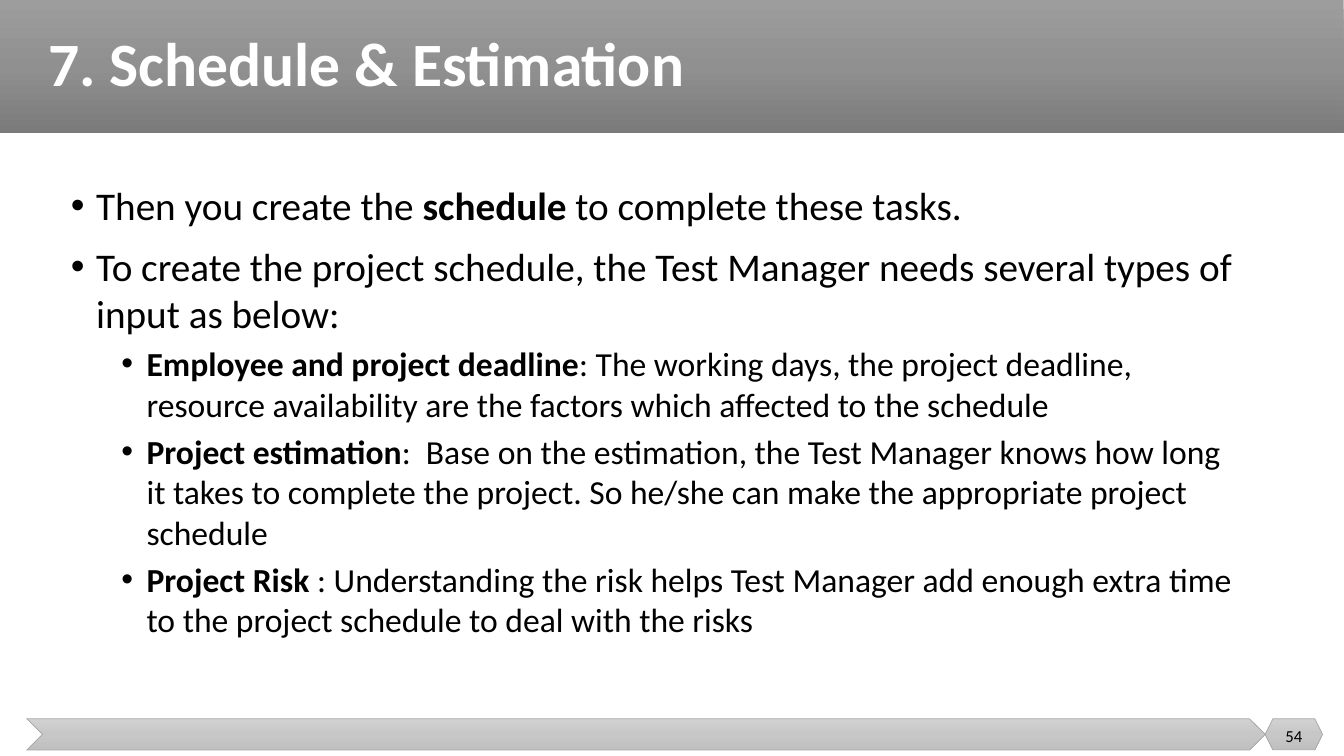
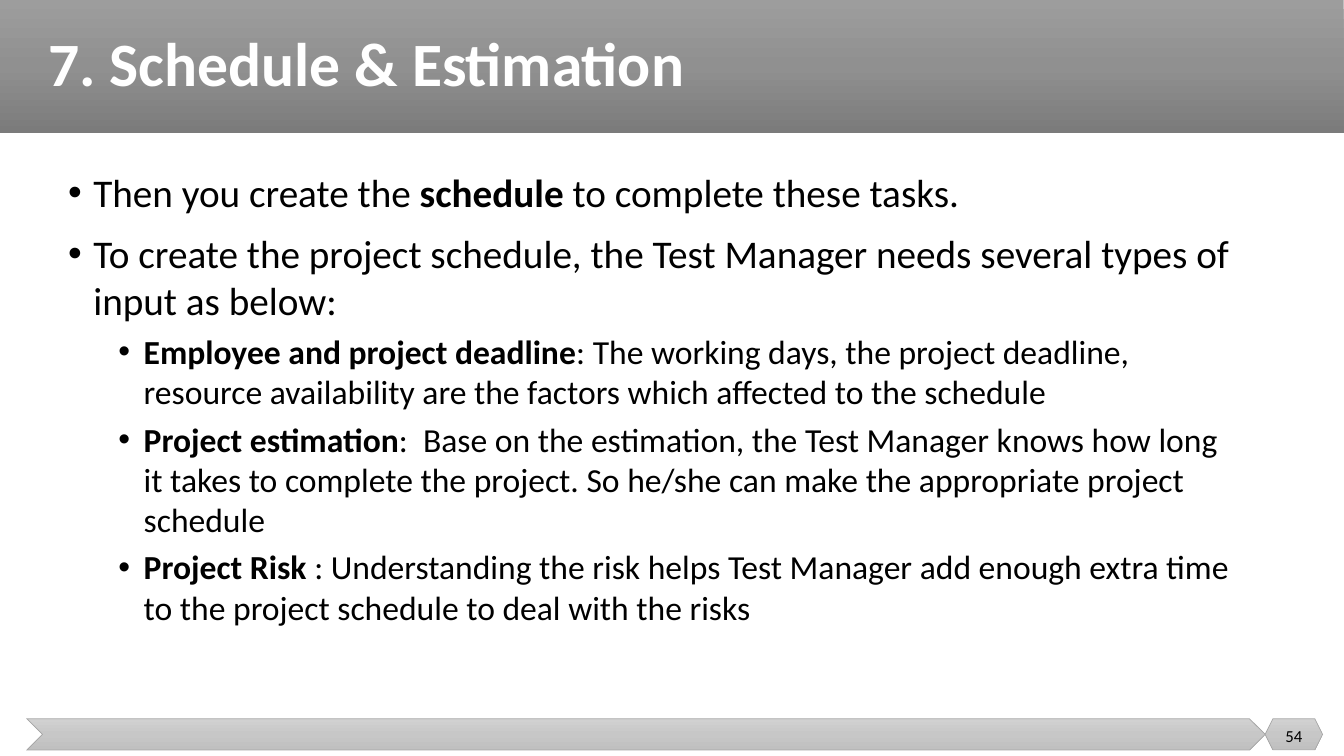
Before and after one commit to malenezi/malenezi, a slide deck: slide 54 of SE401/Lectures/5-Test Management/Test Management.pptx. Drawn at 1344x756 pixels with LibreOffice and Linux fonts; fonts in the diff are those of the drawing. Boxes give left, top, right and bottom in pixels: in the first picture for what was removed or moved away, otherwise in the second. Text is boxed around its words. In the diff, an @@ line names an element or a change of style, - is before the commit and + after.

```diff
--- a/SE401/Lectures/5-Test Management/Test Management.pptx
+++ b/SE401/Lectures/5-Test Management/Test Management.pptx
@@ text "Then you create the schedule ...": place and size @@
-text "Then you create the schedule ..." at <box>96,192,1232,638</box>
+text "Then you create the schedule ..." at <box>93,179,1229,626</box>
```
Also in this commit, not shown: 15 other slides changed, 1 other file.
